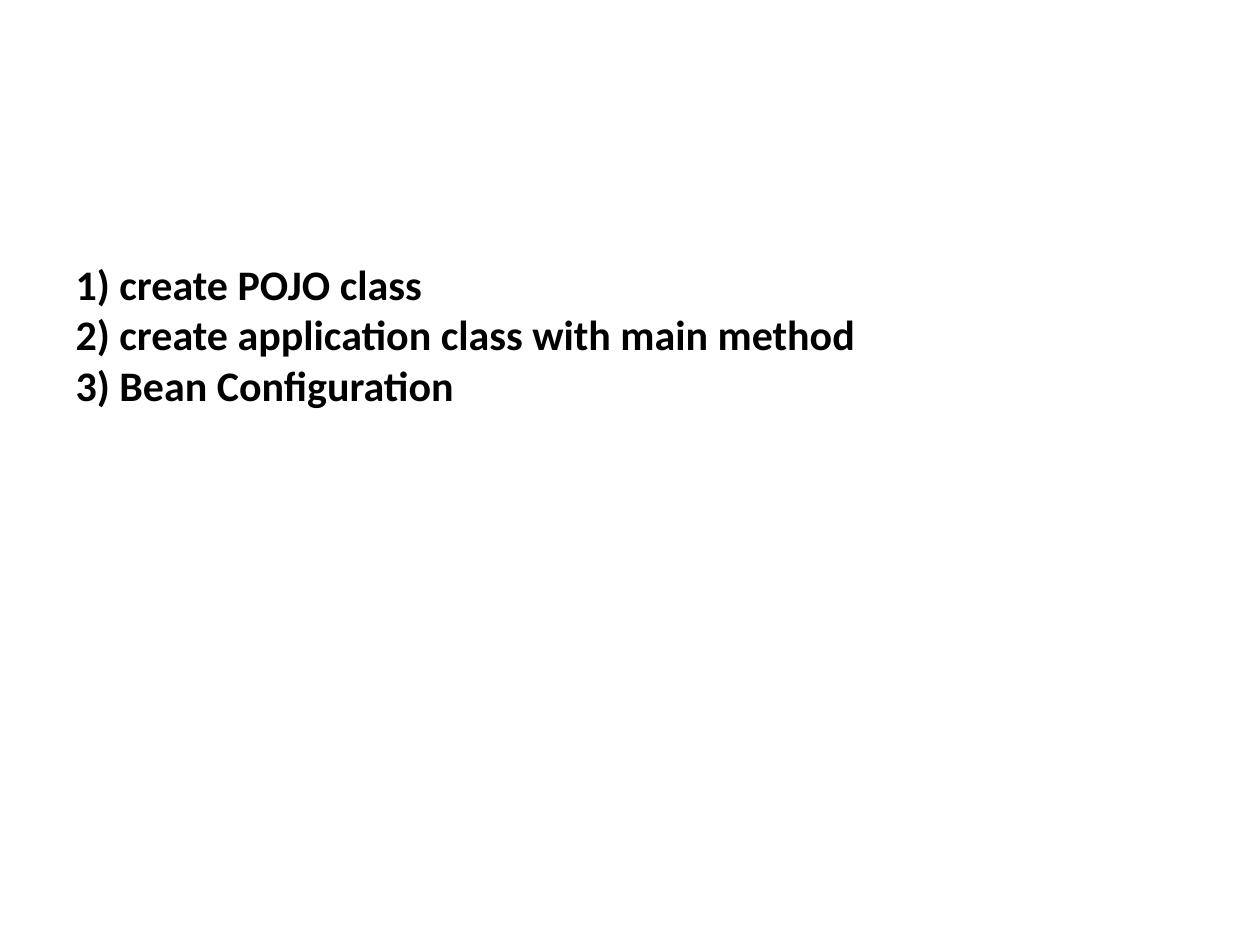
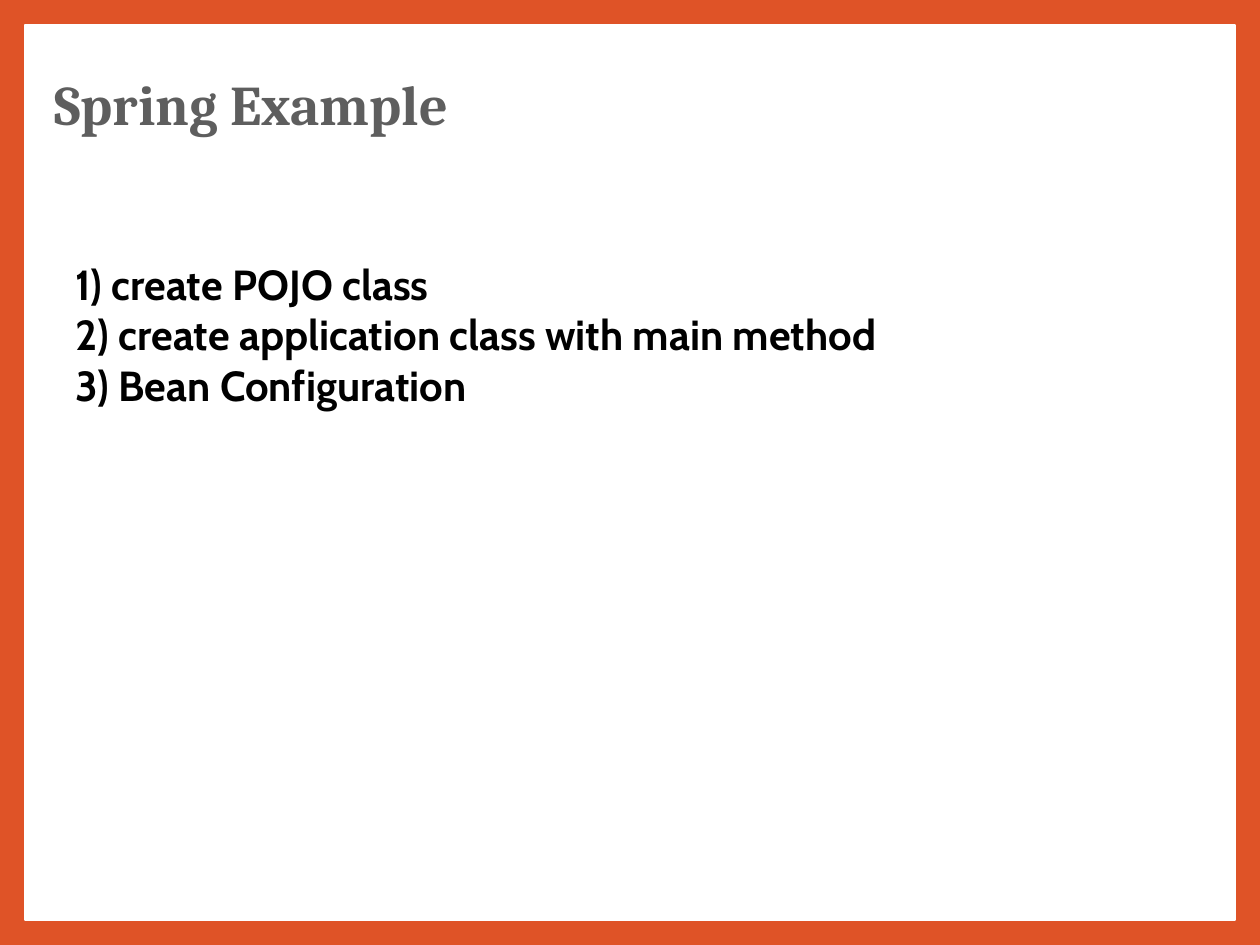
Before and after one commit to jrambasana/AJP2022-material, a slide deck: slide 34 of AJP Slides/AJP (01ce0502) - Unit 7 - Spring.pptx (slide 33 before the commit). Drawn at 1260x945 pixels with LibreOffice and Linux fonts; fonts in the diff are those of the drawing; background and template pictures are left out. Boxes give left, top, right and bottom in pixels: in the first picture for what was removed or moved away, otherwise in the second. Text is boxed around its words. In the diff, an @@ line names an element or a change of style, - is before the commit and + after.

```diff
--- a/AJP Slides/AJP (01ce0502) - Unit 7 - Spring.pptx
+++ b/AJP Slides/AJP (01ce0502) - Unit 7 - Spring.pptx
@@ background picture (left out) to #DF5327 @@
@@ rectangle added at bbox=[25, 25, 1235, 920], fill #FFFFFF, outline #FFFFFF 1 pt @@
@@ text "Spring Example": place and size @@
-text "Spring Example" at bbox=[0, 63, 472, 194]
+text "Spring Example" at bbox=[54, 86, 448, 137]
@@ text "Spring Example" at bbox=[54, 86, 448, 137]: size 28 to 32 pt, text colour #FFFFFF to #5E5E5E @@
@@ text "1) create POJO class" at bbox=[76, 268, 876, 411]: font Calibri to Cabin @@
```
Also in this commit, not shown: 46 other slides changed, 3 slides added, 2 slides removed, 17 other files.
